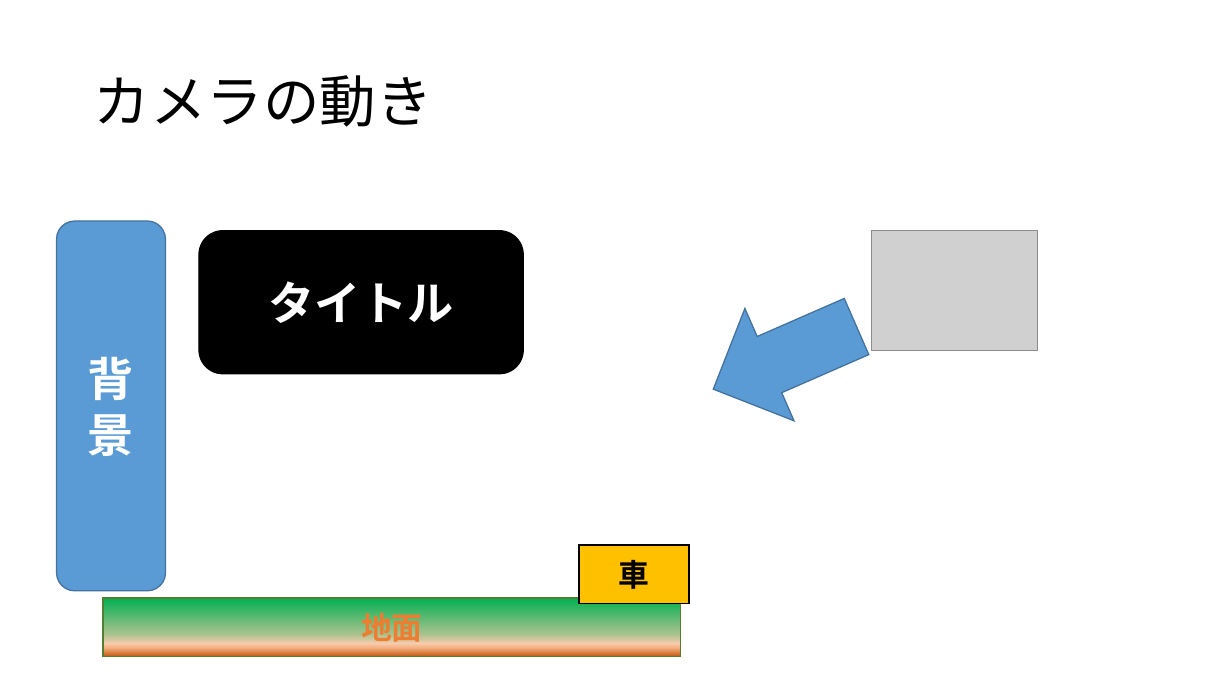
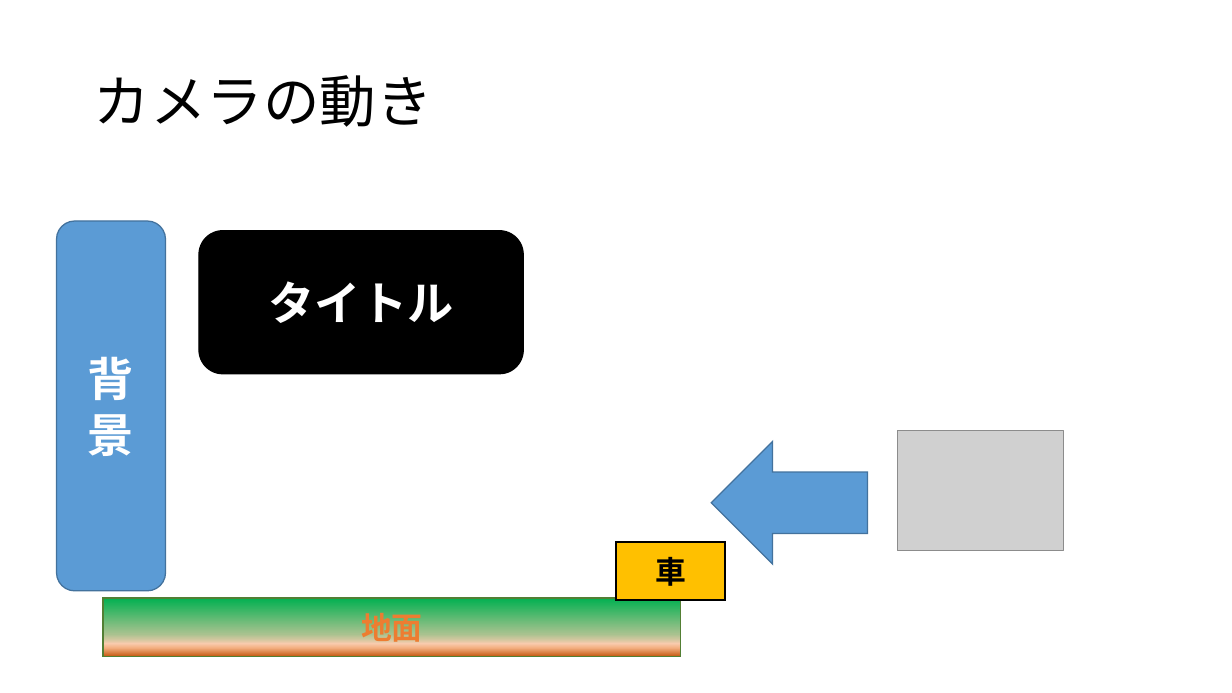
Before and after one commit to MizukiKato0416/sotsugyou_time_kato, a slide deck: slide 40 of 卒業制作_大元タイトル構成.pptx. Drawn at 1232x693 pixels with LibreOffice and Linux fonts; fonts in the diff are those of the drawing; grey boxes stand for pictures. Boxes give left, top, right and bottom in pixels: in the first picture for what was removed or moved away, otherwise in the second. Text is boxed around its words. In the diff, an @@ line names an element or a change of style, - is before the commit and + after.

```diff
--- a/卒業制作_大元タイトル構成.pptx
+++ b/卒業制作_大元タイトル構成.pptx
@@ left arrow at bbox=[712, 442, 868, 565]: rotation 336 to 0 degrees @@
@@ picture: place and size @@
-picture at bbox=[872, 231, 1038, 351]
+picture at bbox=[897, 431, 1064, 551]
@@ rectangle "車": place and size @@
-rectangle "車" at bbox=[579, 545, 689, 604]
+rectangle "車" at bbox=[616, 542, 726, 600]
```
Also in this commit, not shown: 2 other slides changed, 1 other file.
